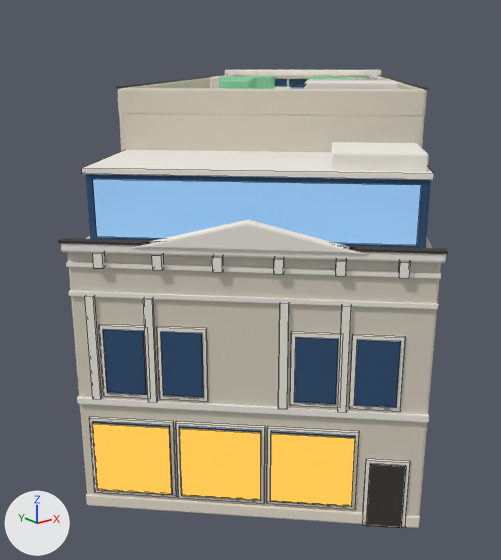
An edit to the Blender file artifacts/110-embarcadero/110-embarcadero.blend, drawn before and after from the same camera.
The view is the same before and after, from a 50 mm camera at (-30.4, -34.2, 18.0) aimed at (-2.7, 0.4, 4.2). Every picture has the same lights, and +X, +Y and +Z are marked at lower left. The picture after the commit comes second. Mesh edges are drawn as thin lines on the coarser meshes.

Objects in the first picture: 'body_high', 'body_low', 'body_mid', 'parapet_pl_step', 'setback_glass', 'setback_glow', 'setback_head', 'shop0_glow', 'shop1_glow', 'shop2_glow', 'ste_pediment', 'ste_plinth' and 47 more.
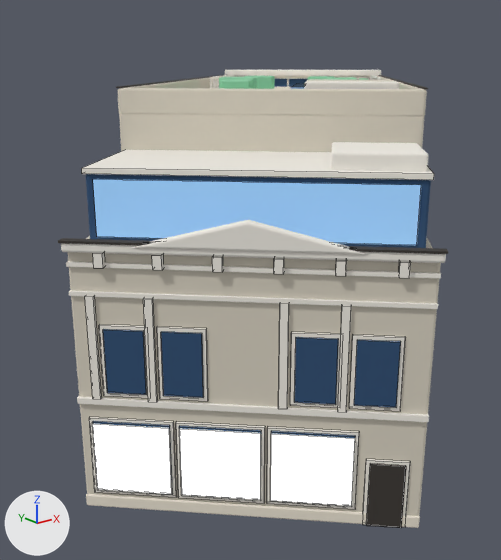
Where the change shows, as pixel boxes (x1, y1, x2, y2) in the pictures (501 x 560 px):
'shop0_glow', recoloured (orange to white)
    both: (270, 434, 355, 506)
'shop1_glow', recoloured (orange to white)
    both: (179, 429, 261, 500)
'shop2_glow', recoloured (orange to white)
    both: (92, 424, 172, 494)

What changed in the scene script:
```text
Add mat_toy_cream_glow:
    mat_toy_cream_glow = principled_material('Toy_cream_Glow')
    mat_toy_cream_glow.base_color = (0.888, 0.847, 0.768)  # white #f2ede3
    mat_toy_cream_glow.roughness = 0.85
    mat_toy_cream_glow.emission_color = (0.888, 0.847, 0.768)  # white #f2ede3
    mat_toy_cream_glow.emission_strength = 1.0
Change me_shop0_glow:
    where me_shop0_glow.from_pydata(...)  # 4 vertices, 1 face; spans x -14.43..-12.1, y -17.91..-15.58, z 0.9..4.0
    remove me_shop0_glow.materials.append(mat_toy_mustard_glow)  # orange #d9a441, glowing orange #d9a441
    add me_shop0_glow.materials.append(mat_toy_cream_glow)  # white #f2ede3, glowing white #f2ede3
Change me_shop1_glow:
    where me_shop1_glow.from_pydata(...)  # 4 vertices, 1 face; spans x -17.05..-14.72, y -15.3..-12.97, z 0.9..4.0
    remove me_shop1_glow.materials.append(mat_toy_mustard_glow)  # orange #d9a441, glowing orange #d9a441
    add me_shop1_glow.materials.append(mat_toy_cream_glow)  # white #f2ede3, glowing white #f2ede3
Change me_shop2_glow:
    where me_shop2_glow.from_pydata(...)  # 4 vertices, 1 face; spans x -19.6..-17.34, y -12.69..-10.42, z 0.9..4.0
    remove me_shop2_glow.materials.append(mat_toy_mustard_glow)  # orange #d9a441, glowing orange #d9a441
    add me_shop2_glow.materials.append(mat_toy_cream_glow)  # white #f2ede3, glowing white #f2ede3
```
